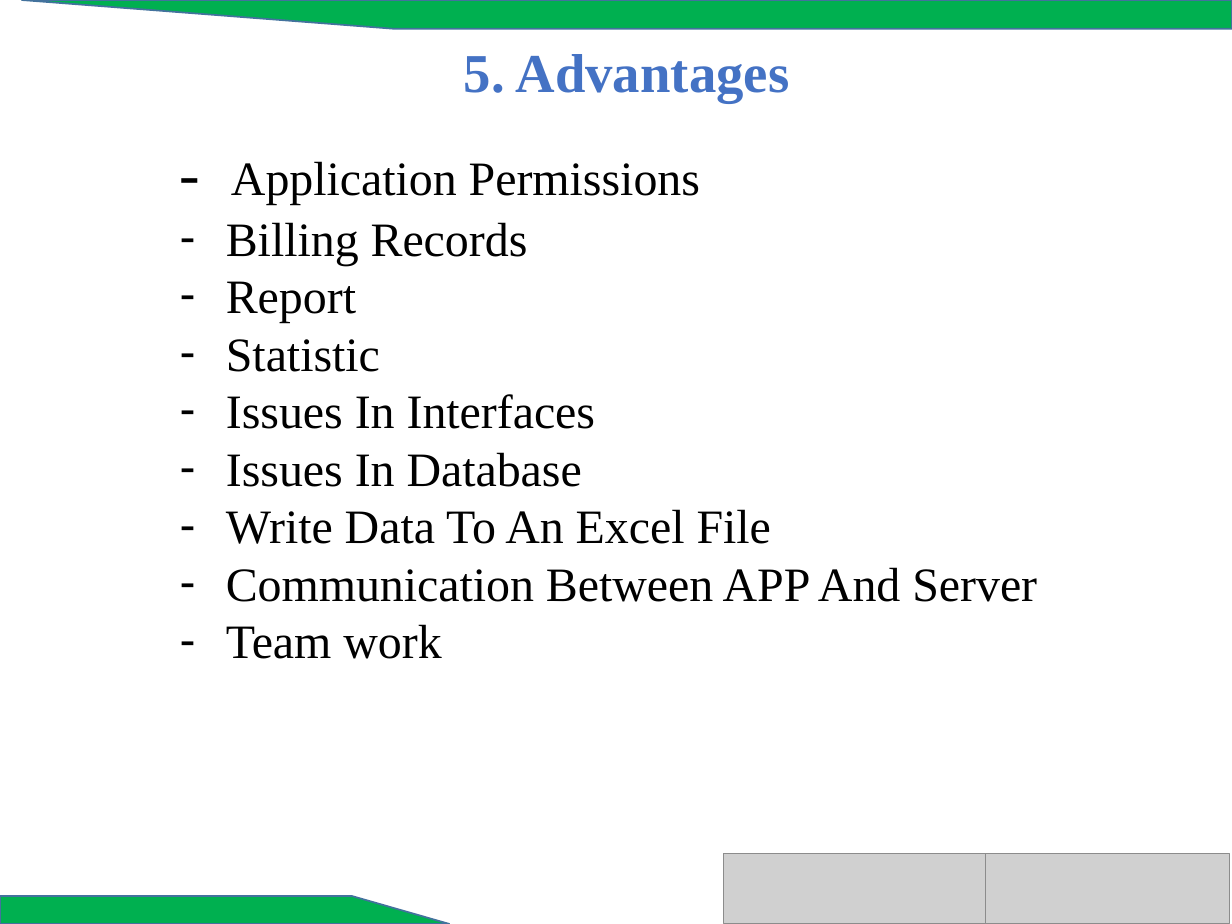
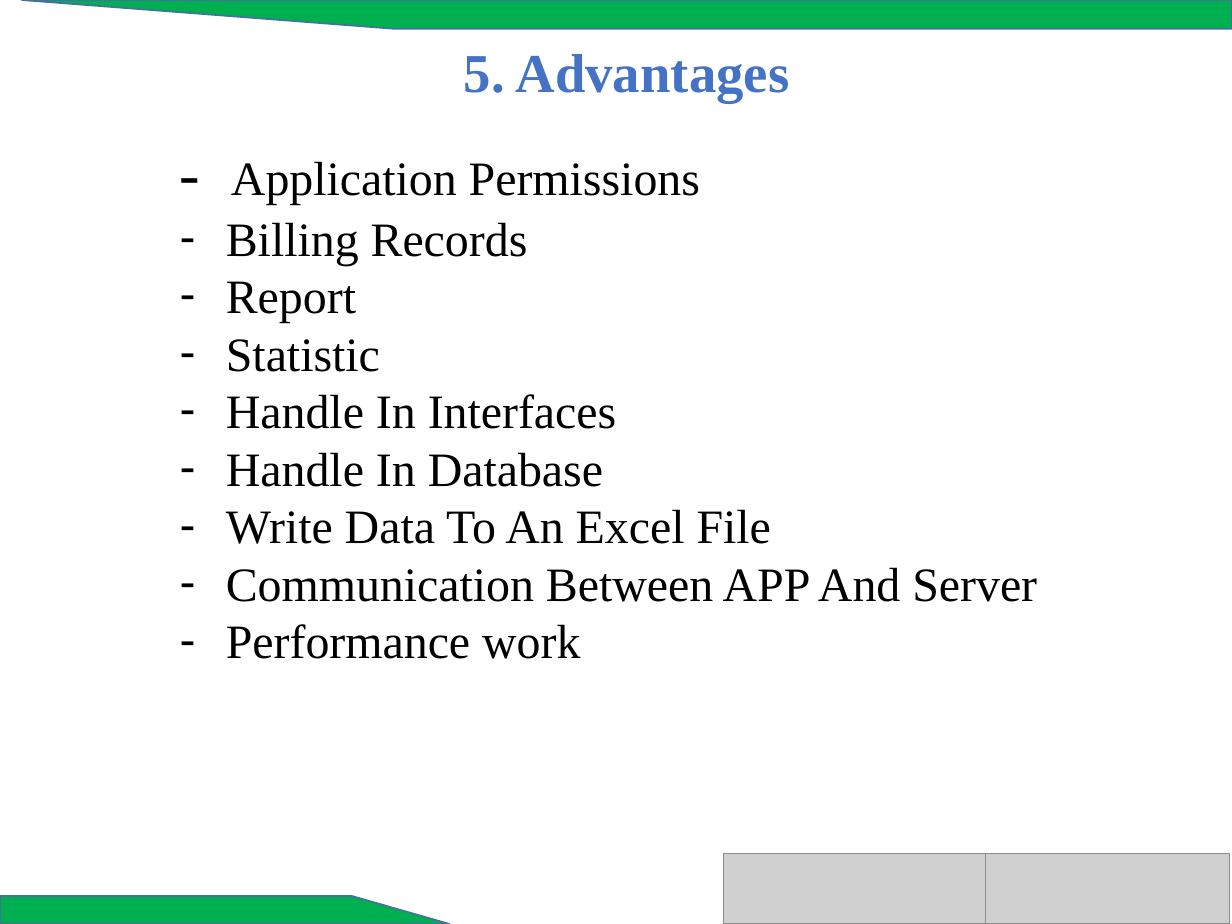
Before and after one commit to sem2prj/ProjectSem2, a slide deck: slide 13 of PharmacyManagement/src/document/PHARMACY.pptx (slide 14 before the commit). Drawn at 1232x924 pixels with LibreOffice and Linux fonts; fonts in the diff are those of the drawing; grey boxes stand for pictures; background and template pictures are left out. Boxes give left, top, right and bottom in pixels: in the first picture for what was removed or moved away, otherwise in the second. Text is boxed around its words. In the diff, an @@ line names an element or a change of style, - is before the commit and + after.

```diff
--- a/PharmacyManagement/src/document/PHARMACY.pptx
+++ b/PharmacyManagement/src/document/PHARMACY.pptx
@@ text at (226, 394, 616, 487): text changed @@
-– Issues In Interfaces
-– Issues In Database
+– Handle In Interfaces
+– Handle In Database
@@ text at (226, 624, 580, 659): text changed @@
-– Team work
+– Performance work
```
Also in this commit, not shown: 2 other slides changed, 1 slide removed.
